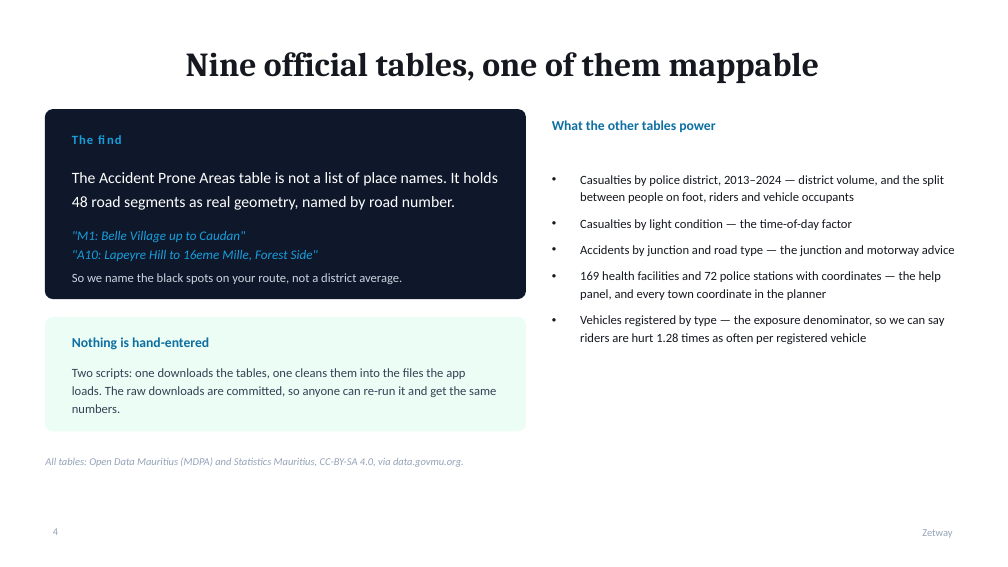
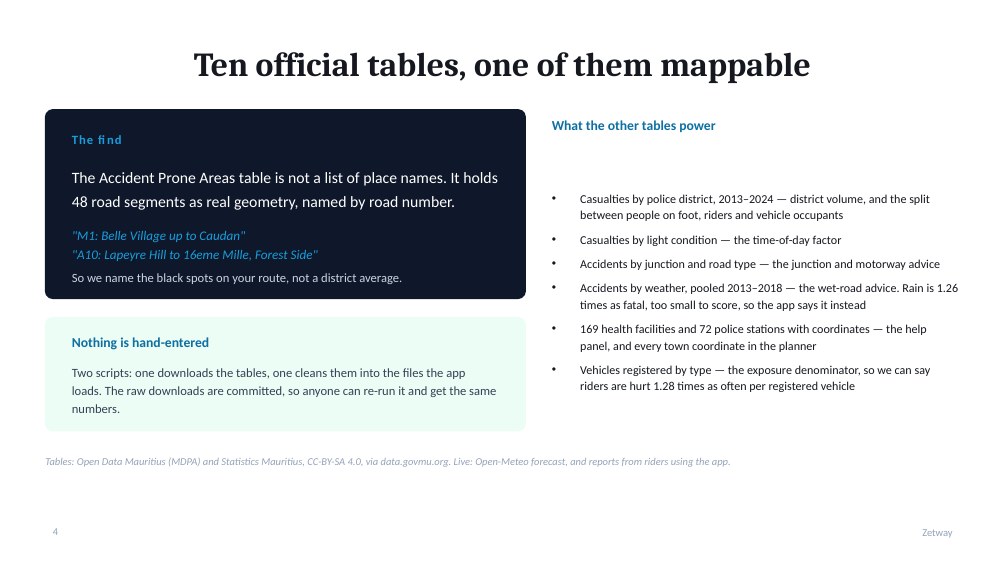
Before and after one commit to sahiljeebun132-dev/BackpropPirates, a slide deck: slide 4 of docs/Zetway-Pitch.pptx. Drawn at 1008x567 pixels with LibreOffice and Linux fonts; fonts in the diff are those of the drawing. Boxes give left, top, right and bottom in pixels: in the first picture for what was removed or moved away, otherwise in the second. Text is boxed around its words. In the diff, an @@ line names an element or a change of style, - is before the commit and + after.

```diff
--- a/docs/Zetway-Pitch.pptx
+++ b/docs/Zetway-Pitch.pptx
@@ title at bbox=[194, 52, 811, 83]: text changed @@
-Nine official tables, one of them mappable
+Ten official tables, one of them mappable
@@ text at bbox=[580, 194, 941, 392]: size 12 to 11.5 pt in "Casualties by police district, 2013–2024 — district ...", "Casualties by light condition — the time-of-day ...", "Accidents by junction and road type — ...", "169 health facilities and 72 police stations ..." and 1 more places; line spacing 17pt to 16pt; less space between paragraphs @@
@@ text at bbox=[580, 283, 958, 311]: paragraph added @@
+• Accidents by weather, pooled 2013–2018 — the wet-road advice. Rain is 1.26 times as fatal, too small to score, so the app says it instead
@@ text at bbox=[45, 458, 731, 467]: text changed @@
-All tables: Open Data Mauritius (MDPA) and Statistics Mauritius, CC-BY-SA 4.0, via data.govmu.org.
+Tables: Open Data Mauritius (MDPA) and Statistics Mauritius, CC-BY-SA 4.0, via data.govmu.org. Live: Open-Meteo forecast, and reports from riders using the app.
```
Also in this commit, not shown: 1 other slide changed, 1 slide added, 1 slide removed, 5 other files.
